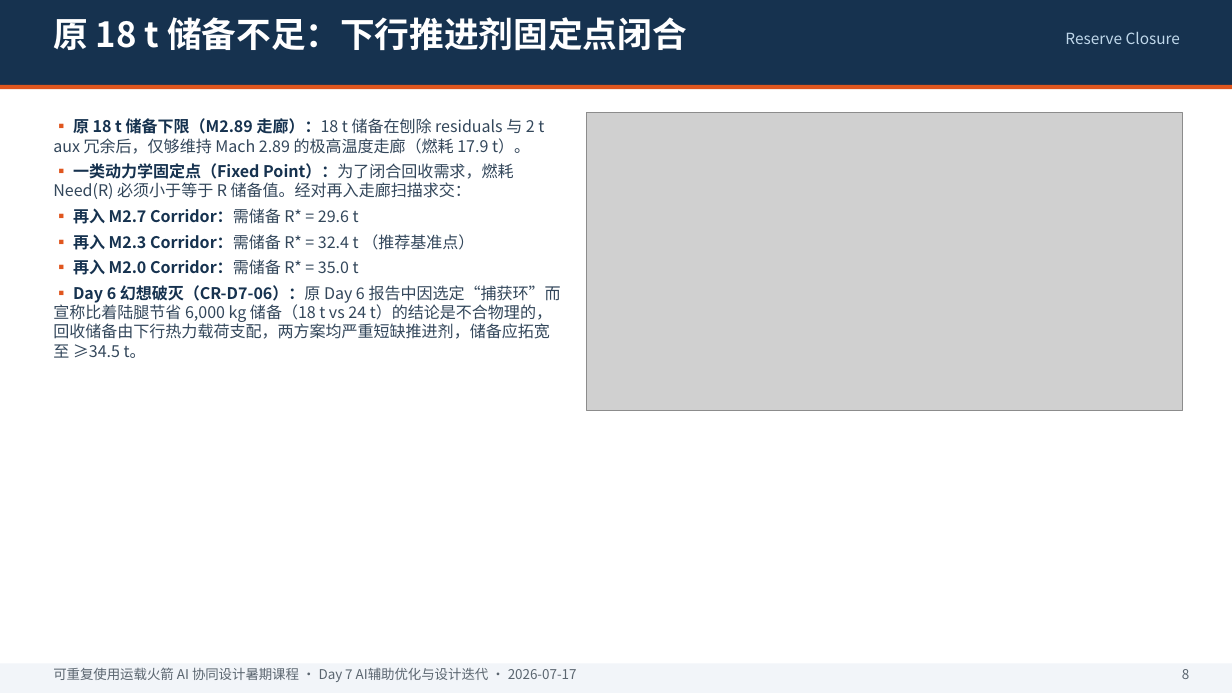
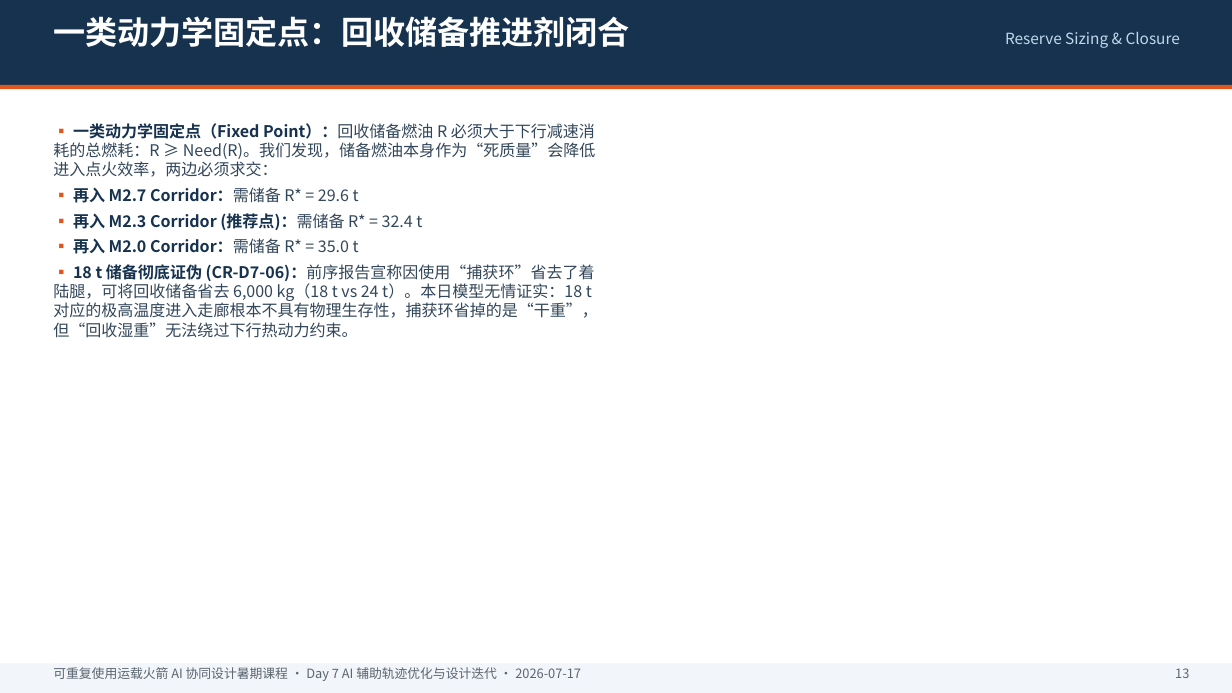
Before and after one commit to irev88/rocket, a slide deck: slide 14 of Day7_AI_辅助优化_设计迭代.pptx (slide 9 before the commit). Drawn at 1232x693 pixels with LibreOffice and Linux fonts; fonts in the diff are those of the drawing; grey boxes stand for pictures. Boxes give left, top, right and bottom in pixels: in the first picture for what was removed or moved away, otherwise in the second. Text is boxed around its words. In the diff, an @@ line names an element or a change of style, - is before the commit and + after.

```diff
--- a/Day7_AI_辅助优化_设计迭代.pptx
+++ b/Day7_AI_辅助优化_设计迭代.pptx
@@ text at (53, 16, 630, 47): text changed; size 27 to 25 pt @@
-原 18 t 储备不足：下行推进剂固定点闭合
+一类动力学固定点：回收储备推进剂闭合
@@ text at (1005, 31, 1180, 48): text changed @@
-Reserve Closure
+Reserve Sizing & Closure
@@ picture removed at (587, 113, 1183, 411) @@
@@ text at (53, 123, 596, 177): text changed @@
-▪ 原 18 t 储备下限（M2.89 走廊）：18 t 储备在刨除 residuals 与 2 t aux 冗余后，仅够维持 Mach 2.89 的极高温度走廊（燃耗 17.9 t）。
-▪ 一类动力学固定点（Fixed Point）：为了闭合回收需求，燃耗 Need(R) 必须小于等于 R 储备值。经对再入走廊扫描求交：
+▪ 一类动力学固定点（Fixed Point）：回收储备燃油 R 必须大于下行减速消耗的总燃耗：R ≥ Need(R)。我们发现，储备燃油本身作为“死质量”会降低进入点火效率，两边必须求交：
@@ text at (73, 213, 422, 230): text changed; text colour #33475B to #16324F; bold on @@
-▪ 再入 M2.3 Corridor：需储备 R* = 32.4 t （推荐基准点）
+▪ 再入 M2.3 Corridor (推荐点)：需储备 R* = 32.4 t
@@ text at (53, 264, 598, 338): text changed @@
-▪ Day 6 幻想破灭（CR-D7-06）：原 Day 6 报告中因选定“捕获环”而宣称比着陆腿节省 6,000 kg 储备（18 t vs 24 t）的结论是不合物理的，回收储备由下行热力载荷支配，两方案均严重短缺推进剂，储备应拓宽至 ≥34.5 t。
+▪ 18 t 储备彻底证伪 (CR-D7-06)：前序报告宣称因使用“捕获环”省去了着陆腿，可将回收储备省去 6,000 kg（18 t vs 24 t）。本日模型无情证实：18 t 对应的极高温度进入走廊根本不具有物理生存性，捕获环省掉的是“干重”，但“回收湿重”无法绕过下行热动力约束。
@@ text at (53, 667, 581, 681): text changed; size 10.5 to 10 pt @@
-可重复使用运载火箭 AI 协同设计暑期课程 · Day 7 AI辅助优化与设计迭代 · 2026-07-17
+可重复使用运载火箭 AI 协同设计暑期课程 · Day 7 AI 辅助轨迹优化与设计迭代 · 2026-07-17
@@ text at (1175, 668, 1189, 678): text changed; size 10.5 to 10 pt @@
-8
+13
```
Also in this commit, not shown: 14 other slides changed, 5 slides added, 3 other files.
